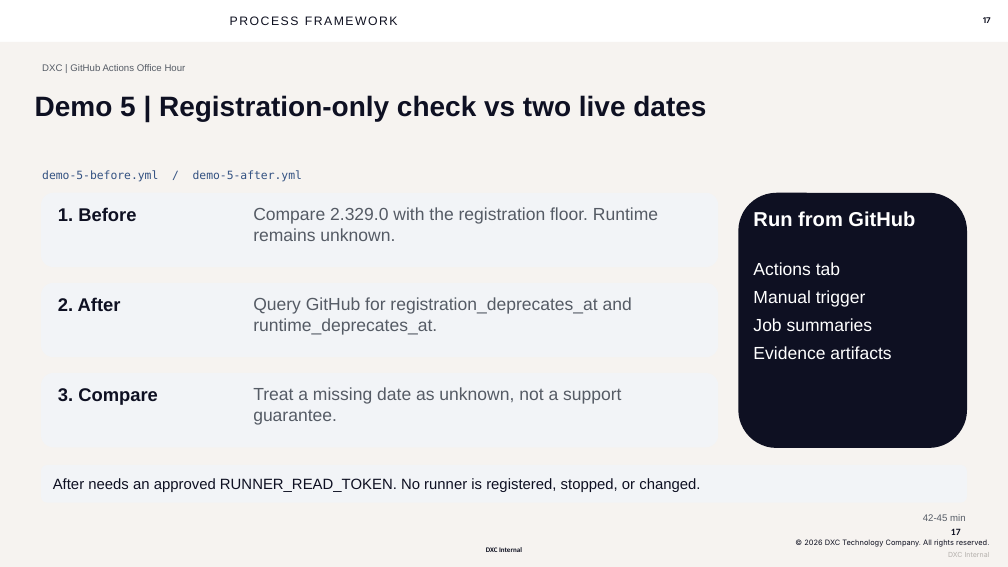
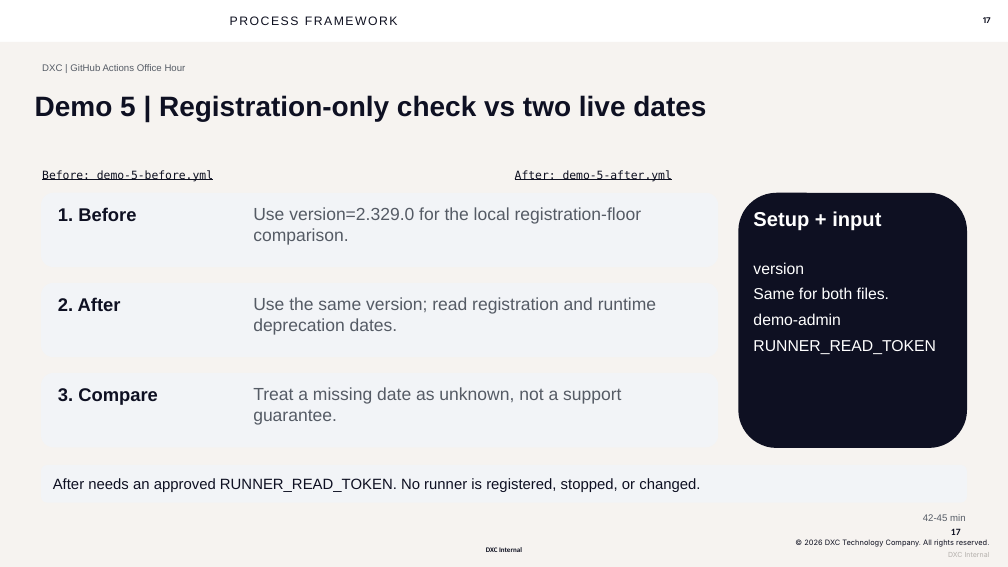
Before and after one commit to seandorsett/dxc-actions-office-hour, a slide deck: slide 17 of dxc-actions-office-hour-2026-10-13.pptx. Drawn at 1008x567 pixels with LibreOffice and Linux fonts; fonts in the diff are those of the drawing; background and template pictures are left out. Boxes give left, top, right and bottom in pixels: in the first picture for what was removed or moved away, otherwise in the second. Text is boxed around its words. In the diff, an @@ line names an element or a change of style, - is before the commit and + after.

```diff
--- a/dxc-actions-office-hour-2026-10-13.pptx
+++ b/dxc-actions-office-hour-2026-10-13.pptx
@@ text at [42, 170, 213, 181]: text changed; text colour #345282 to #0E1020 @@
-demo-5-before.yml / demo-5-after.yml
+Before: demo-5-before.yml
@@ text added at [515, 170, 672, 181], 13 pt, text #0E1020, underline @@
+After: demo-5-after.yml
@@ text at [253, 207, 642, 245]: text changed @@
-Compare 2.329.0 with the registration floor. Runtime remains unknown.
+Use version=2.329.0 for the local registration-floor comparison.
@@ text at [753, 211, 881, 231]: text changed @@
-Run from GitHub
+Setup + input
@@ text at [753, 262, 936, 354]: text changed; size 20 to 18 pt @@
-Actions tab
-Manual trigger
-Job summaries
-Evidence artifacts
+version
+Same for both files.
+demo-admin
+RUNNER_READ_TOKEN
@@ text at [253, 297, 656, 335]: text changed @@
-Query GitHub for registration_deprecates_at and runtime_deprecates_at.
+Use the same version; read registration and runtime deprecation dates.
```
Also in this commit, not shown: 10 other slides changed.
